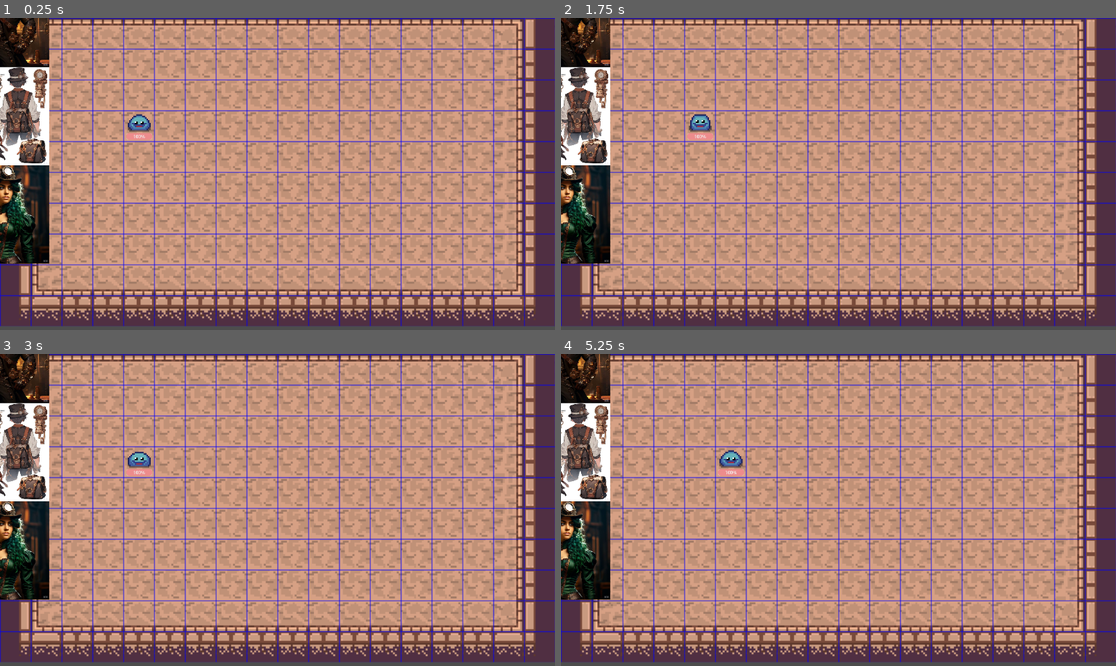
Above: before the commit, frames 1-4 (two rows, left to right).
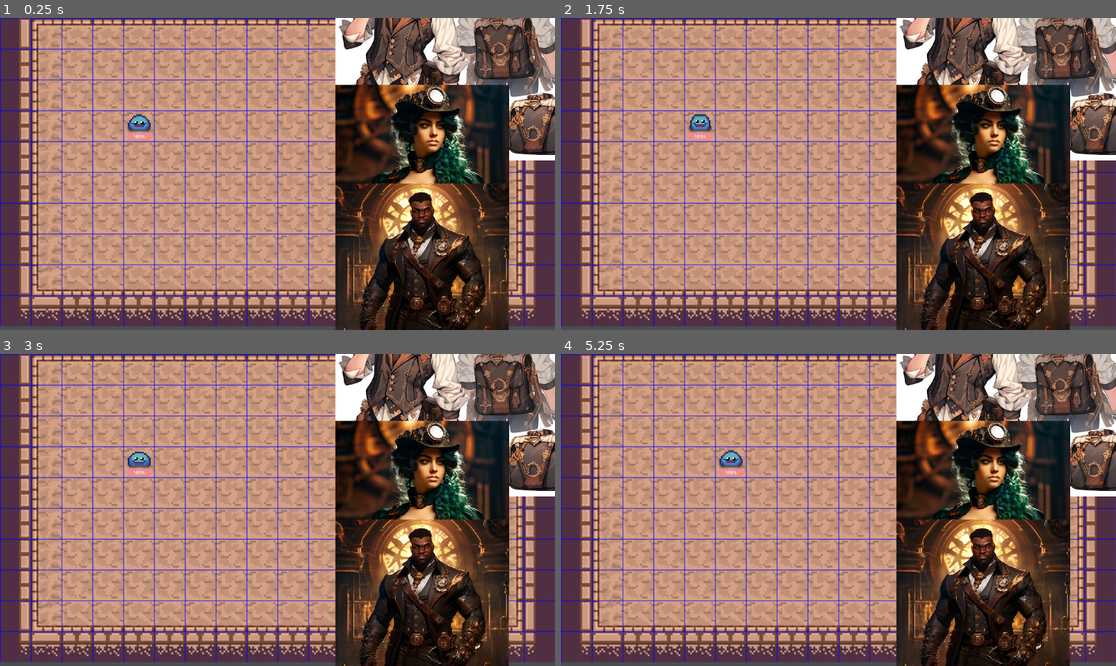
Above: after the commit, the same moments.

Repository: SkCrayAce/tempus-paragon
Game: Godot game, scene res://scenes/battle.tscn
The game is run twice, just before and just after one commit, with the same random seed, the same clock (stepped at 60 frames per second) and the same inputs.
Inputs (mouse positions are in pixels of both pictures, inside the frame that each line leads up to):
- Up to frame 1 (0.25 s): no input
- Up to frame 2 (1.75 s): move the mouse to (960, 158) at 0.52 s; press the mouse at (960, 158) at 0.53 s; hold D (move_right) 0.53-1.25 s; release the mouse at (960, 158) at 1.25 s; drag from (727, 189) to (810, 236) at 1.27 s
- Up to frame 3 (3 s): move the mouse to (333, 441) at 2.02 s; press the mouse at (333, 441) at 2.03 s; hold D (move_right) 2.03-2.75 s; release the mouse at (333, 441) at 2.75 s; drag from (249, 572) to (111, 463) at 2.77 s
- Up to frame 4 (5.25 s): move the mouse to (1005, 556) at 3.52 s; press the mouse at (1005, 556) at 3.53 s; hold A (move_left) 3.53-4.25 s; release the mouse at (1005, 556) at 4.25 s; drag from (672, 463) to (755, 432) at 4.27 s; move the mouse to (866, 510) at 5.02 s; press the mouse at (866, 510) at 5.03 s; hold S (move_down) from 5.03 s (still down)

The runs differ from the first frame. In frame 1, 41% of the frame differs, in the area x 0-100%, y 0-100%; in frame 2, 41%; in frame 3, 41%; in frame 4, 41%.

Commit message:
still working on character icon sizes

Diff:
--- a/scenes/battle.tscn
+++ b/scenes/battle.tscn
@@ -177,7 +177,7 @@
 
 "
 
-[node name="Battle" type="Node2D"]
+[node name="Battle" type="Node"]
 
 [node name="TileMap" type="TileMap" parent="."]
 tile_set = SubResource("TileSet_6qi4m")
@@ -196,52 +196,35 @@
 enabled = false
 
 [node name="VBoxContainer" type="VBoxContainer" parent="."]
-offset_right = 40.0
-offset_bottom = 40.0
+anchors_preset = 15
+anchor_right = 1.0
+anchor_bottom = 1.0
+grow_horizontal = 2
+grow_vertical = 2
 alignment = 2
+
+[node name="kai" parent="VBoxContainer" instance=ExtResource("5_6vrsy")]
+layout_mode = 2
+
+[node name="Sprite2D" parent="VBoxContainer/kai/Node2D" index="0"]
+texture = ExtResource("4_oa717")
+
+[node name="emerald" parent="VBoxContainer" instance=ExtResource("5_6vrsy")]
+layout_mode = 2
+
+[node name="Sprite2D" parent="VBoxContainer/emerald/Node2D" index="0"]
+position = Vector2(-75.5, 75.5)
+scale = Vector2(0.705078, 0.705078)
+texture = ExtResource("5_ux5it")
 
 [node name="tyrone" parent="VBoxContainer" instance=ExtResource("5_6vrsy")]
 layout_mode = 2
 
-[node name="Sprite2D" parent="VBoxContainer/tyrone" index="0"]
-scale = Vector2(0.4, 0.4)
+[node name="Sprite2D" parent="VBoxContainer/tyrone/Node2D" index="0"]
+position = Vector2(-76, 76)
+scale = Vector2(0.703125, 0.703125)
 texture = ExtResource("6_q0jl4")
 
-[node name="CooldownBar" parent="VBoxContainer/tyrone" index="2"]
-layout_mode = 0
-offset_left = 0.0
-offset_top = 0.0
-offset_right = 200.0
-offset_bottom = 200.0
-
-[node name="kai" parent="VBoxContainer" instance=ExtResource("5_6vrsy")]
-layout_mode = 2
-
-[node name="Sprite2D" parent="VBoxContainer/kai" index="0"]
-scale = Vector2(0.4, 0.4)
-texture = ExtResource("4_oa717")
-
-[node name="CooldownBar" parent="VBoxContainer/kai" index="2"]
-layout_mode = 0
-offset_left = 0.0
-offset_top = 0.0
-offset_right = 200.0
-offset_bottom = 200.0
-
-[node name="emerald" parent="VBoxContainer" instance=ExtResource("5_6vrsy")]
-layout_mode = 2
-
-[node name="Sprite2D" parent="VBoxContainer/emerald" index="0"]
-scale = Vector2(0.4, 0.4)
-texture = ExtResource("5_ux5it")
-
-[node name="CooldownBar" parent="VBoxContainer/emerald" index="2"]
-layout_mode = 0
-offset_left = 0.0
-offset_top = 0.0
-offset_right = 200.0
-offset_bottom = 200.0
-
-[editable path="VBoxContainer/tyrone"]
 [editable path="VBoxContainer/kai"]
 [editable path="VBoxContainer/emerald"]
+[editable path="VBoxContainer/tyrone"]
--- a/scenes/character_icon.gd
+++ b/scenes/character_icon.gd
@@ -11,8 +11,9 @@
 
 # func _ready():
 	# scale = Vector2(0.3, 0.3)
-@onready var cooldown_bar = $CooldownBar
-@onready var cooldown_timer = $CooldownTimer
+@onready var cooldown_bar = $Node2D/CooldownBar
+@onready var cooldown_timer = $Node2D/CooldownTimer
+@onready var sprite = $Node2D/Sprite2D
 
 func start_cooldown():
 	cooldown_bar.max_value = cooldown_timer.wait_time
@@ -50,12 +51,12 @@
 func _on_area_2d_mouse_entered():
 	if not global.is_dragging:
 		draggable = true
-		scale = Vector2(0.6, 0.6)
+		sprite.scale = Vector2(0.6, 0.6)
 
 func _on_area_2d_mouse_exited():
 	if not global.is_dragging:
 		draggable = false
-		scale = Vector2(0.5, 0.5)
+		sprite.scale = Vector2(0.5, 0.5)
 
 func _on_area_2d_body_entered(body):
 	if body.is_in_group("dropable"):
--- a/scenes/character_icon.tscn
+++ b/scenes/character_icon.tscn
@@ -10,36 +10,42 @@
 custom_minimum_size = Vector2(200, 200)
 layout_mode = 3
 anchors_preset = 0
+offset_left = -63.0
+offset_top = -98.0
+offset_right = 137.0
+offset_bottom = 102.0
+size_flags_horizontal = 10
 script = ExtResource("1_x5sk1")
 
-[node name="Sprite2D" type="Sprite2D" parent="."]
+[node name="Node2D" type="Node2D" parent="."]
+
+[node name="Sprite2D" type="Sprite2D" parent="Node2D"]
 metadata/_edit_lock_ = true
 
-[node name="Area2D" type="Area2D" parent="."]
-metadata/_edit_lock_ = true
+[node name="Area2D" type="Area2D" parent="Node2D"]
+position = Vector2(97, 95)
 
-[node name="CollisionShape2D" type="CollisionShape2D" parent="Area2D"]
+[node name="CollisionShape2D" type="CollisionShape2D" parent="Node2D/Area2D"]
 shape = SubResource("RectangleShape2D_vlow2")
 metadata/_edit_lock_ = true
 
-[node name="CooldownBar" type="TextureProgressBar" parent="."]
-offset_left = -100.0
-offset_top = -100.0
-offset_right = 100.0
-offset_bottom = 100.0
+[node name="CooldownBar" type="TextureProgressBar" parent="Node2D"]
+offset_left = -208.0
+offset_top = 37.0
+offset_right = -8.0
+offset_bottom = 237.0
 value = 75.0
 fill_mode = 5
 nine_patch_stretch = true
 texture_progress = ExtResource("2_3vtjw")
 tint_progress = Color(0.678431, 0.466667, 1, 0.470588)
-metadata/_edit_lock_ = true
 
-[node name="CooldownTimer" type="Timer" parent="."]
+[node name="CooldownTimer" type="Timer" parent="Node2D"]
 wait_time = 3.0
 one_shot = true
 
-[connection signal="body_entered" from="Area2D" to="." method="_on_area_2d_body_entered"]
-[connection signal="body_exited" from="Area2D" to="." method="_on_area_2d_body_exited"]
-[connection signal="mouse_entered" from="Area2D" to="." method="_on_area_2d_mouse_entered"]
-[connection signal="mouse_exited" from="Area2D" to="." method="_on_area_2d_mouse_exited"]
-[connection signal="timeout" from="CooldownTimer" to="." method="_on_cooldown_timer_timeout"]
+[connection signal="body_entered" from="Node2D/Area2D" to="." method="_on_area_2d_body_entered"]
+[connection signal="body_exited" from="Node2D/Area2D" to="." method="_on_area_2d_body_exited"]
+[connection signal="mouse_entered" from="Node2D/Area2D" to="." method="_on_area_2d_mouse_entered"]
+[connection signal="mouse_exited" from="Node2D/Area2D" to="." method="_on_area_2d_mouse_exited"]
+[connection signal="timeout" from="Node2D/CooldownTimer" to="." method="_on_cooldown_timer_timeout"]
